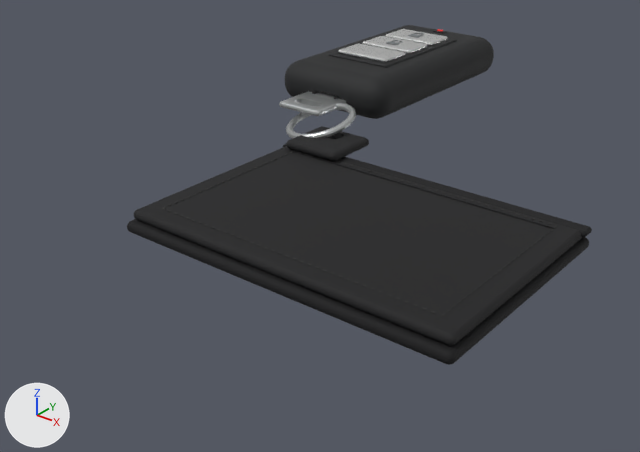
What one commit did to the Blender file SourceArt/KeylessRemote/Remote_Keyless_Tanpa_Logo.blend.
Rendered twice from a camera (50 mm lens) standing at (0.174, -0.259, 0.088) and looking at (0.03, -0.079, -0.024). Arrows for +X, +Y and +Z are at lower left; the lights stay in place. The first picture is the older version.

The first picture shows 'Bodi remote berongga', 'Cincin baja penghubung', 'Dompet kulit - lapisan belakang', 'Dompet kulit - lapisan depan', 'Gagang tarik kunci darurat', 'Jahitan keliling dompet', 'Lidah kulit untuk cincin', 'Pinggiran kulit terlipat', 'Tombol 01 Kunci terkunci', 'Tombol 02 Kunci terbuka', 'Tombol 03 Tombol polos' and 3 more.
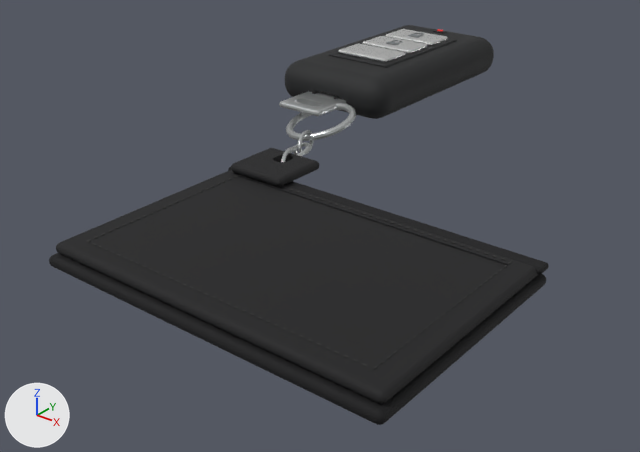
Pixel boxes (x1, y1, x2, y2) of what changed, in the pictures (640 x 452 px):
'Dompet kulit - lapisan depan', moved
    before: (134, 146, 582, 346)
    after: (56, 170, 538, 404)
'Dompet kulit - lapisan belakang', moved
    before: (127, 219, 589, 365)
    after: (49, 253, 546, 425)
'Lidah kulit untuk cincin', moved
    before: (286, 126, 369, 161)
    after: (231, 148, 319, 187)
'Pinggiran kulit terlipat', moved
    before: (283, 144, 592, 237)
    after: (228, 167, 549, 274)
'Mata rantai pendek 01', added
    after: (298, 130, 314, 155)
'Mata rantai pendek 02', added
    after: (289, 142, 310, 156)
'Mata rantai pendek 03', added
    after: (281, 147, 298, 162)

The change, as a diff of the scene's bpy script:
```diff
--- a/SourceArt/KeylessRemote/Remote_Keyless_Tanpa_Logo.blend.py
+++ b/SourceArt/KeylessRemote/Remote_Keyless_Tanpa_Logo.blend.py
@@ me_mata_rantai_pendek_03_mesh_001 @@
+me_mata_rantai_pendek_03_mesh_001.from_pydata(...)  # 480 vertices, 480 faces; spans x -0.0033..0.0033, y -0.0059..0.0059, z -0.00057..0.00057
+me_mata_rantai_pendek_03_mesh_001.polygons.foreach_set('use_smooth', [True] * 480)
+me_mata_rantai_pendek_03_mesh_001.materials.append(mat_baja_satin)  # light grey #c4c7c7
@@ ob_dompet_kulit___lapisan_belakang @@
 ob_dompet_kulit___lapisan_belakang.parent = ob_dompet_kulit_root__bisa_dilepas
-ob_dompet_kulit___lapisan_belakang.location = (0.054, -0.096, -0.0129)
+ob_dompet_kulit___lapisan_belakang.location = (0.054, -0.12, -0.0129)
 _m = ob_dompet_kulit___lapisan_belakang.modifiers.new('Sudut membulat', 'BEVEL')
@@ ob_dompet_kulit___lapisan_depan @@
 ob_dompet_kulit___lapisan_depan.parent = ob_dompet_kulit_root__bisa_dilepas
-ob_dompet_kulit___lapisan_depan.location = (0.054, -0.0952, -0.0098)
+ob_dompet_kulit___lapisan_depan.location = (0.054, -0.119, -0.0098)
 _m = ob_dompet_kulit___lapisan_depan.modifiers.new('Sudut membulat', 'BEVEL')
@@ ob_pinggiran_kulit_terlipat @@
 ob_pinggiran_kulit_terlipat.parent = ob_dompet_kulit_root__bisa_dilepas
-ob_pinggiran_kulit_terlipat.location = (0.054, -0.065, -0.0092)
+ob_pinggiran_kulit_terlipat.location = (0.054, -0.089, -0.0092)
 _m = ob_pinggiran_kulit_terlipat.modifiers.new('Sudut membulat', 'BEVEL')
@@ ob_lidah_kulit_untuk_cincin @@
 ob_lidah_kulit_untuk_cincin.parent = ob_dompet_kulit_root__bisa_dilepas
-ob_lidah_kulit_untuk_cincin.location = (0.018, -0.061, -0.0068)
+ob_lidah_kulit_untuk_cincin.location = (0.018, -0.085, -0.0068)
@@ ob_mata_rantai_pendek_03 @@
+ob_mata_rantai_pendek_03 = bpy.data.objects.new('Mata rantai pendek 03', me_mata_rantai_pendek_03_mesh_001)
+ob_mata_rantai_pendek_03.parent = ob_dompet_kulit_root__bisa_dilepas
+ob_mata_rantai_pendek_03.location = (0.018, -0.0786, -0.0068)
+ob_mata_rantai_pendek_03.rotation_euler = (-0.156, -1.34, -2.638)  # degrees (-8.9, -77, -151)
@@ ob_mata_rantai_pendek_02 @@
+ob_mata_rantai_pendek_02 = bpy.data.objects.new('Mata rantai pendek 02', me_mata_rantai_pendek_03_mesh_001.copy())
+ob_mata_rantai_pendek_02.parent = ob_dompet_kulit_root__bisa_dilepas
+ob_mata_rantai_pendek_02.location = (0.0156, -0.0721, -0.00655)
+ob_mata_rantai_pendek_02.rotation_euler = (-0.0365, 0.228, -2.798)  # degrees (-2.1, 13, -160)
@@ ob_mata_rantai_pendek_01 @@
+ob_mata_rantai_pendek_01 = bpy.data.objects.new('Mata rantai pendek 01', me_mata_rantai_pendek_03_mesh_001.copy())
+ob_mata_rantai_pendek_01.parent = ob_dompet_kulit_root__bisa_dilepas
+ob_mata_rantai_pendek_01.location = (0.0132, -0.0656, -0.00631)
+ob_mata_rantai_pendek_01.rotation_euler = (-0.156, -1.34, -2.638)  # degrees (-8.9, -77, -151)
```
